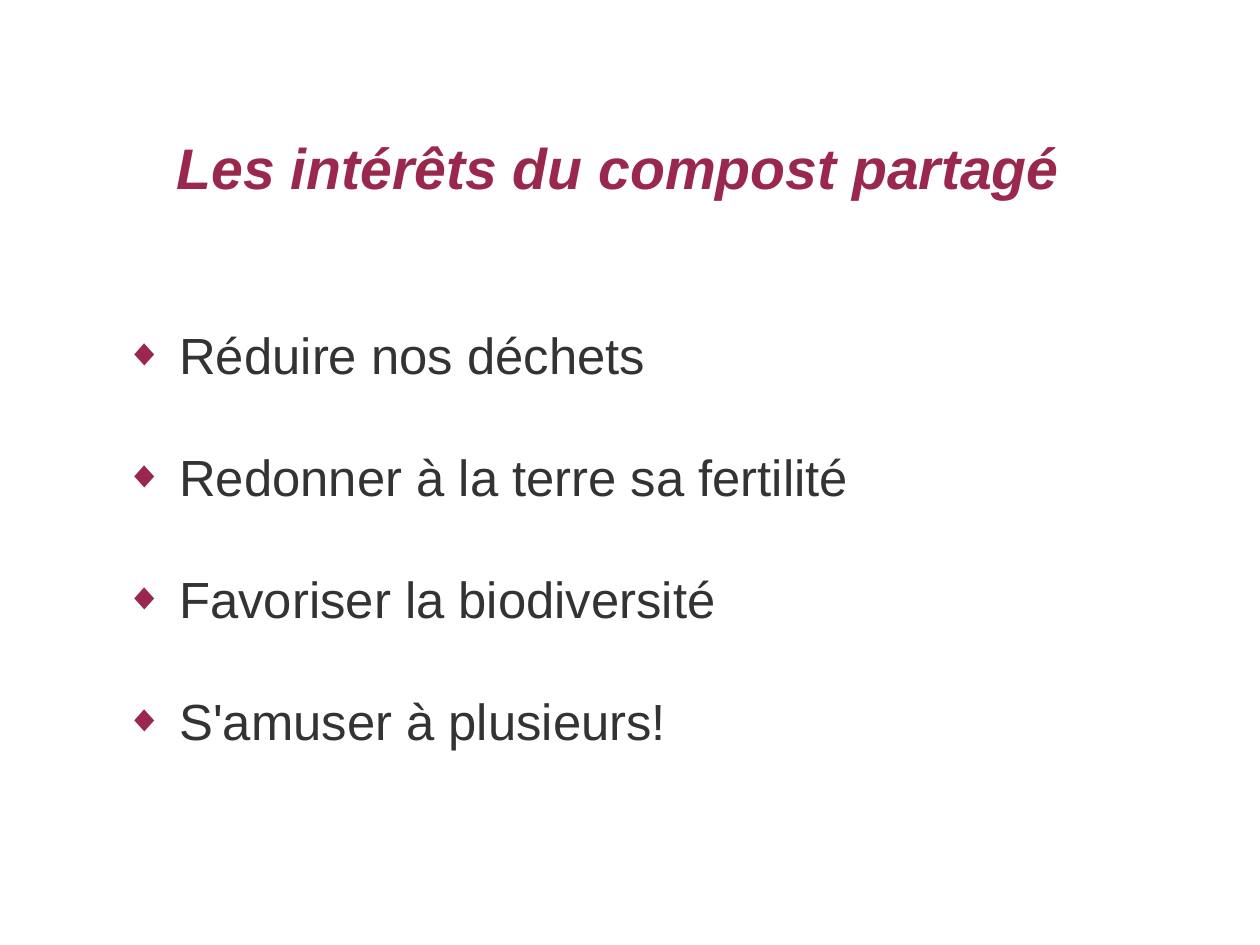
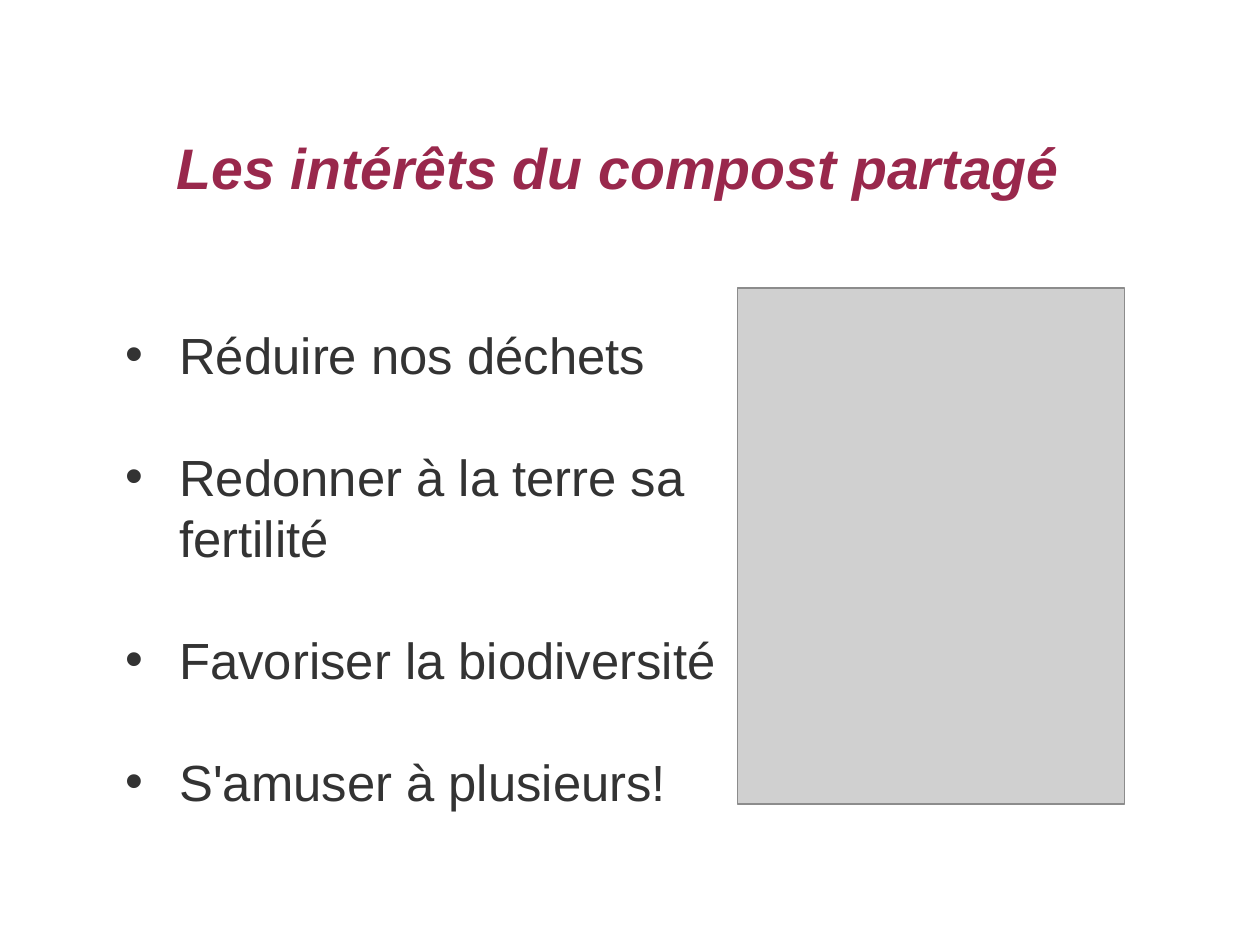
Before and after one commit to vatinvin/jardinciteaubry, a slide deck: slide 5 of assets/documents/2020-02-27 - AG jardin cité aubry - Compost.odp. Drawn at 1260x945 pixels with LibreOffice and Linux fonts; fonts in the diff are those of the drawing; grey boxes stand for pictures; background and template pictures are left out. Boxes give left, top, right and bottom in pixels: in the first picture for what was removed or moved away, otherwise in the second. Text is boxed around its words. In the diff, an @@ line names an element or a change of style, - is before the commit and + after.

```diff
--- a/assets/documents/2020-02-27 - AG jardin cité aubry - Compost.odp
+++ b/assets/documents/2020-02-27 - AG jardin cité aubry - Compost.odp
@@ text "Réduire nos déchets" at [179,336,716,811]: bullet ◆ to • @@
@@ picture added at [739,288,1126,804] @@
```
Also in this commit, not shown: 8 other slides changed, 2 slides added, 1 slide removed.
